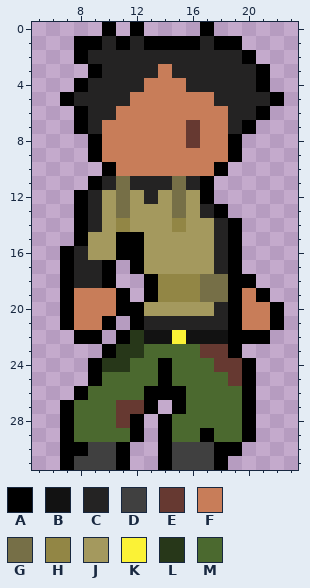
Pixel-art file, stored at Sprites(WIP)/Player/PlayerBase.aseprite. The first picture shows the starting point.
32x32 pixels, 1 frame. Shown: x 5..23, y 0..31.
Visible layers, top first: "Botas", "Cabelo", "Calça", "Camisa", "Corpo".
Palette (. is transparent): A #000000  B #121212  C #242323  D #404040  E #663931  F #c87d59  G #766f47  H #928645  J #a4995e  K #fbf236  L #273719  M #4b692f
Pixels before, first column x 7:
 0 ...A.A....A.....
 1 .AACACAAAACAA...
 2 .ACCCCCCCCCCCA..
 3 ..ACCCCFCCCCCCA.
 4 .ACCCCFFFCCCCCA.
 5 ACCCCFFFFFFCCCCA
 6 .ACCFFFFFFFFCCA.
 7 .ACFFFFFFEFFCA..
 8 ..AFFFFFFEFFA...
 9 ..AFFFFFFFFFA...
10 ...AFFFFFFFA....
11 ..ACGCCCGCA.....
12 .ACJGJCJGJA.....
13 .ACJGJJJGJCA....
14 .ACJHJJJHJJCA...
15 .AJJAAJJJJJCA...
16 ACJJAAJJJJJCA...
17 ACCA.AJJJJJCA...
18 ACCA..AHHHGGAA..
19 AFFFA.AHHHGGAFA.
20 AFFFAAJJJJJCAFFA
21 AFFA.ACCCCCCAFFA
22 .AA.ALBBKBBBAAA.
23 ...ALLMMMMEEA...
24 ..ALLMMAMMMEEA..
25 ..AMMMMAMMMMEA..
26 .AMMMMAAAMMMMA..
27 AMMMEEA.AMMMMA..
28 AMMMEA.AMMMMMA..
29 AMMMMA.AMMAMMA..
30 AADDA..ADDDAA...
31 ADDDA..ADDDA....
After:
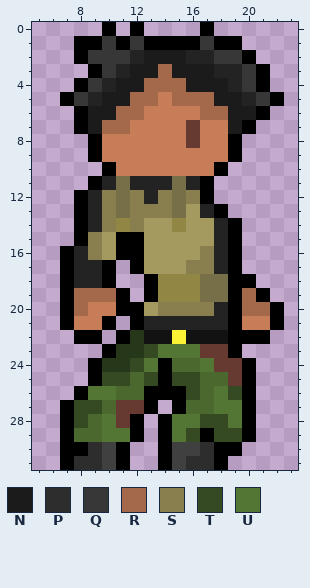
Colours new in this view: N #1b1b1b  P #2e2d2d  Q #373737  R #a4684b  S #897f4e  T #354923  U #547635
Difference:
y 1: x 10 C -> Q; x 12 C -> Q; x 17 C -> Q
y 2: x 9..11 CCC -> QQQ; x 13..15 CCC -> NNN; x 18..19 CC -> QQ
y 3: x 10 C -> Q; x 12..17 CCFCCC -> NNRNNN; x 20 C -> Q
y 4: x 9 C -> Q; x 11..18 CCFFFCCC -> NNRRRNNN; x 20 C -> Q
y 5: x 8 C -> Q; x 10..13 CCFF -> NNRR; x 15..19 FFFCC -> RRRNN; x 21 C -> Q
y 6: x 9..12 CCFF -> NNRR; x 17..20 FFCC -> RRNN
y 7: x 9..11 CFF -> NRR; x 19 C -> N
y 12: x 10 J -> S; x 12 J -> S; x 14 J -> S; x 16 J -> S
y 13: x 10 J -> S; x 12..14 JJJ -> SSS
y 14: x 10 J -> S; x 12 J -> S
y 15: x 9 J -> S
y 16: x 9 J -> S; x 17 J -> S
y 17: x 16..17 JJ -> SS
y 19: x 8..10 FFF -> RRR; x 20 F -> R
y 20: x 8 F -> R; x 14..17 JJJJ -> SSSS; x 20..21 FF -> RR
y 23: x 13..16 MMMM -> TUUU
y 24: x 12..13 MM -> TU; x 17 M -> U
y 25: x 10..11 MM -> TT; x 13 M -> T; x 15..16 MM -> TT
y 26: x 9..10 MM -> UU; x 16 M -> T; x 18..19 MM -> UT
y 27: x 8..9 MM -> TT; x 18..19 MM -> UU
y 28: x 8 M -> T; x 10 M -> U; x 15..19 MMMMM -> UUTTU
y 29: x 10..11 MM -> UU; x 15..16 MM -> UT; x 18..19 MM -> TT
y 30: x 9 D -> P; x 17 D -> P
y 31: x 8..9 DD -> PP; x 16..17 DD -> PP
Changed places in both pictures, as pixel boxes (x1, y1, x2, y2):
changed: (74, 36, 270, 134)
changed: (74, 190, 270, 470)
